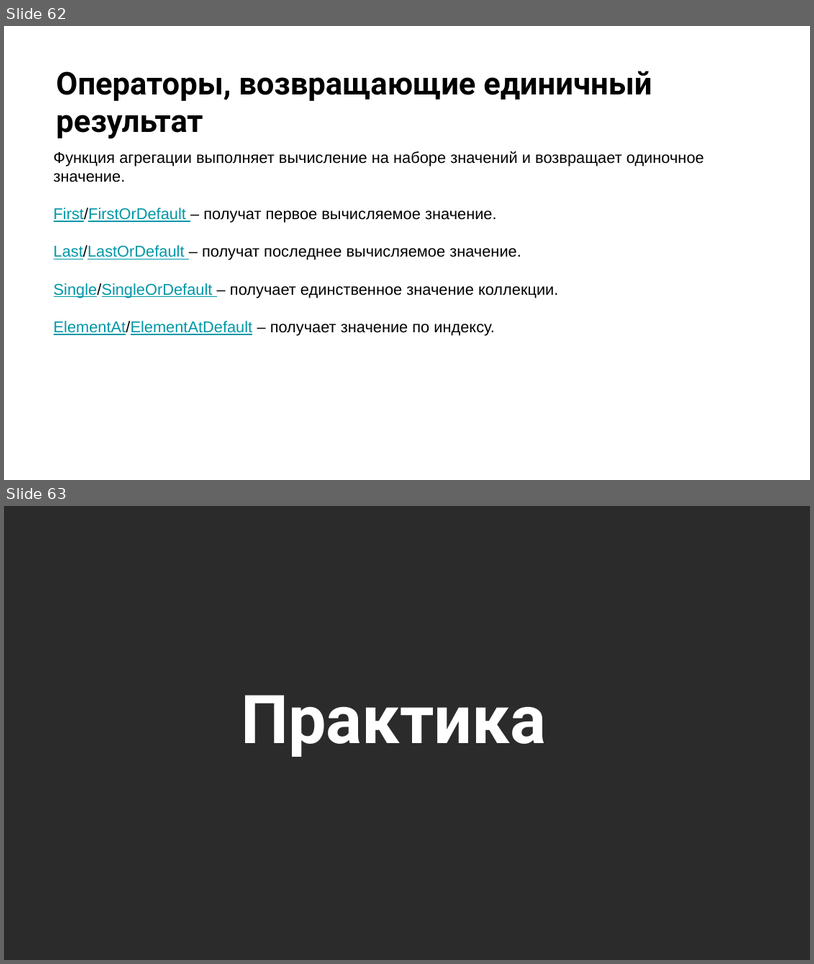
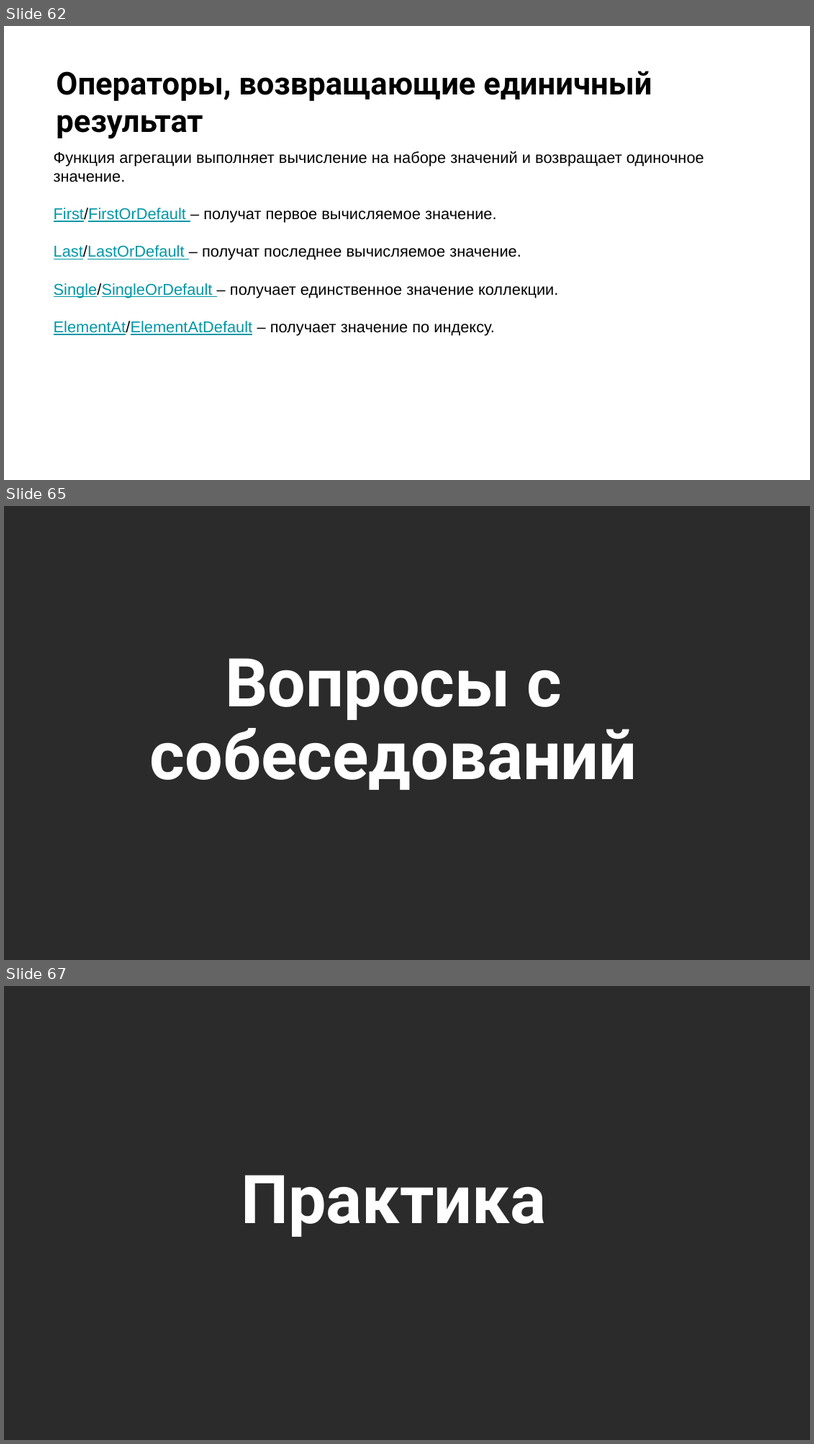
Before and after one commit to NilovPavel/OpenLessonLinq, a slide deck: LinqQueries.pptx. Shown one above the other, each under a label of ours: slides 62 and 63 before the commit, slides 62, 65 and 67 after it; the slides between them are not shown. The pictures are 814x964 and 814x1444 pixels, drawn with LibreOffice and Linux fonts; fonts in the diff are those of the drawing; background and template pictures are left out; a plain dark background stands for a picture behind light text. Boxes give left, top, right and bottom in pixels: in the first picture for what was removed or moved away, otherwise in the second. Text is boxed around its words. In the diff, an @@ line names an element or a change of style, - is before the commit and + after.

```diff
--- a/LinqQueries.pptx
+++ b/LinqQueries.pptx
@@ slide 65 added at (4,506,810,960), background picture (left out) @@
@@ title added at (150,658,638,790), 60 pt, text #FFFFFF, bold @@
+Вопросы с собеседований
@@ what was slide 63 is now slide 67 @@
```
Also in this commit, not shown: 3 other slides added, 53 other files.
